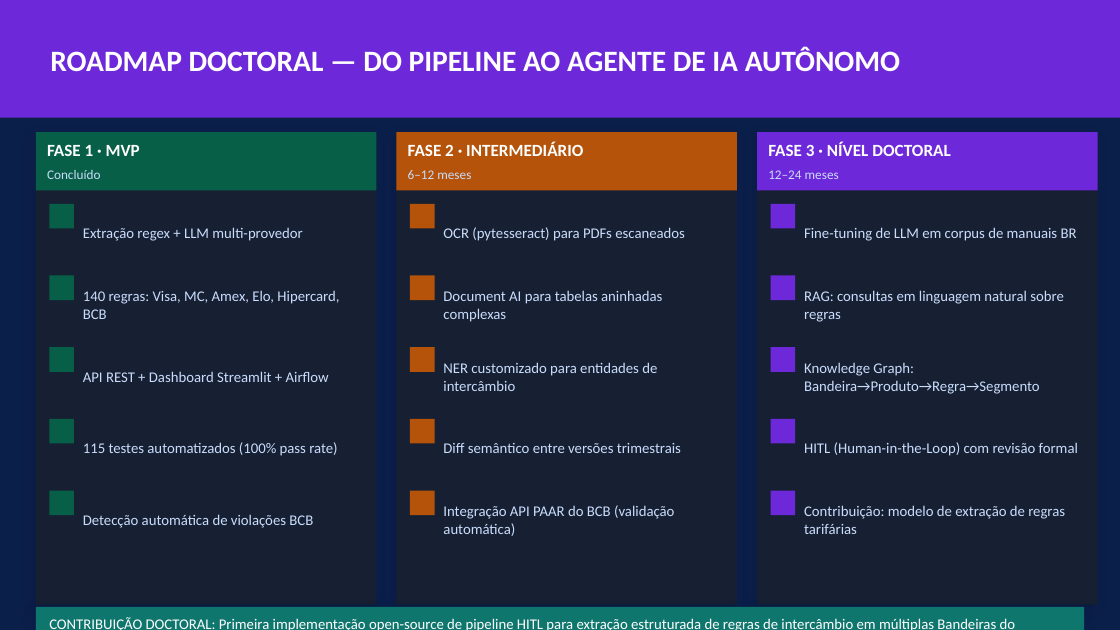
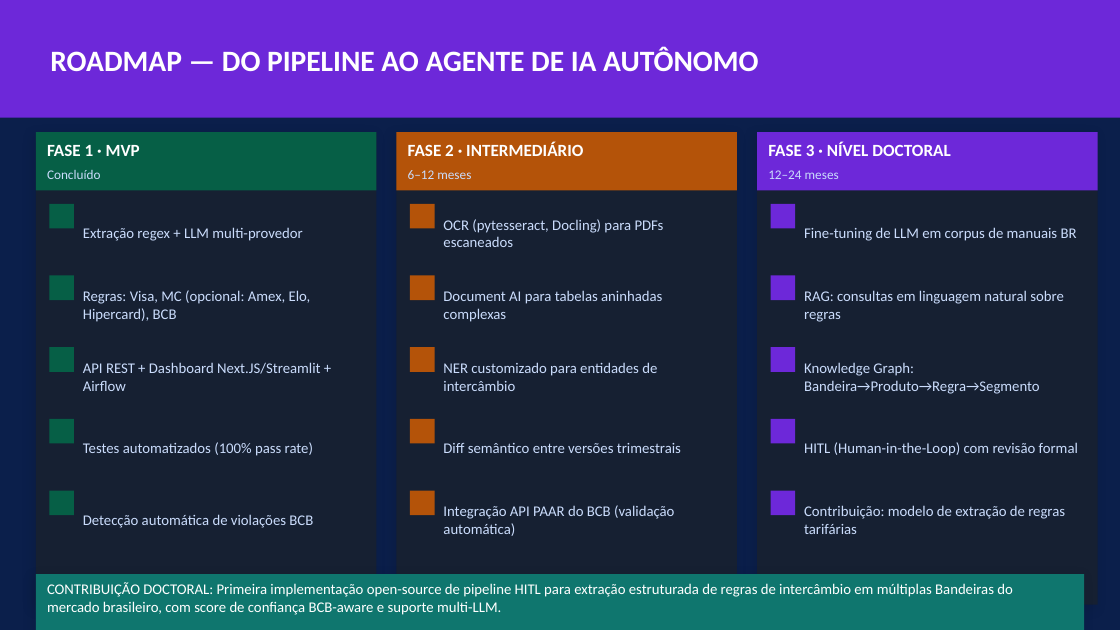
Before and after one commit to nielsencastelo/Interchange-CIELO, a slide deck: slide 13 of docs/Interchange_AI_PhD_Presentation.pptx. Drawn at 1120x630 pixels with LibreOffice and Linux fonts; fonts in the diff are those of the drawing. Boxes give left, top, right and bottom in pixels: in the first picture for what was removed or moved away, otherwise in the second. Text is boxed around its words. In the diff, an @@ line names an element or a change of style, - is before the commit and + after.

```diff
--- a/docs/Interchange_AI_PhD_Presentation.pptx
+++ b/docs/Interchange_AI_PhD_Presentation.pptx
@@ text at (50,46,758,71): text changed @@
-ROADMAP DOCTORAL — DO PIPELINE AO AGENTE DE IA AUTÔNOMO
+ROADMAP — DO PIPELINE AO AGENTE DE IA AUTÔNOMO
@@ text at (443,219,664,247): text changed @@
-OCR (pytesseract) para PDFs escaneados
+OCR (pytesseract, Docling) para PDFs escaneados
@@ text at (83,290,311,322): text changed @@
-140 regras: Visa, MC, Amex, Elo, Hipercard, BCB
+Regras: Visa, MC (opcional: Amex, Elo, Hipercard), BCB
@@ text at (83,362,320,391): text changed @@
-API REST + Dashboard Streamlit + Airflow
+API REST + Dashboard Next.JS/Streamlit + Airflow
@@ text at (83,442,313,456): text changed @@
-115 testes automatizados (100% pass rate)
+Testes automatizados (100% pass rate)
@@ rectangle: place and size @@
-rectangle at (36,607,1084,630)
+rectangle at (36,575,1084,630)
@@ text "CONTRIBUIÇÃO DOCTORAL: Primeira implementação open-source ..." rewrapped from (49,617,1016,630) to (47,582,1013,615) @@
```
Also in this commit, not shown: 8 other slides changed.
